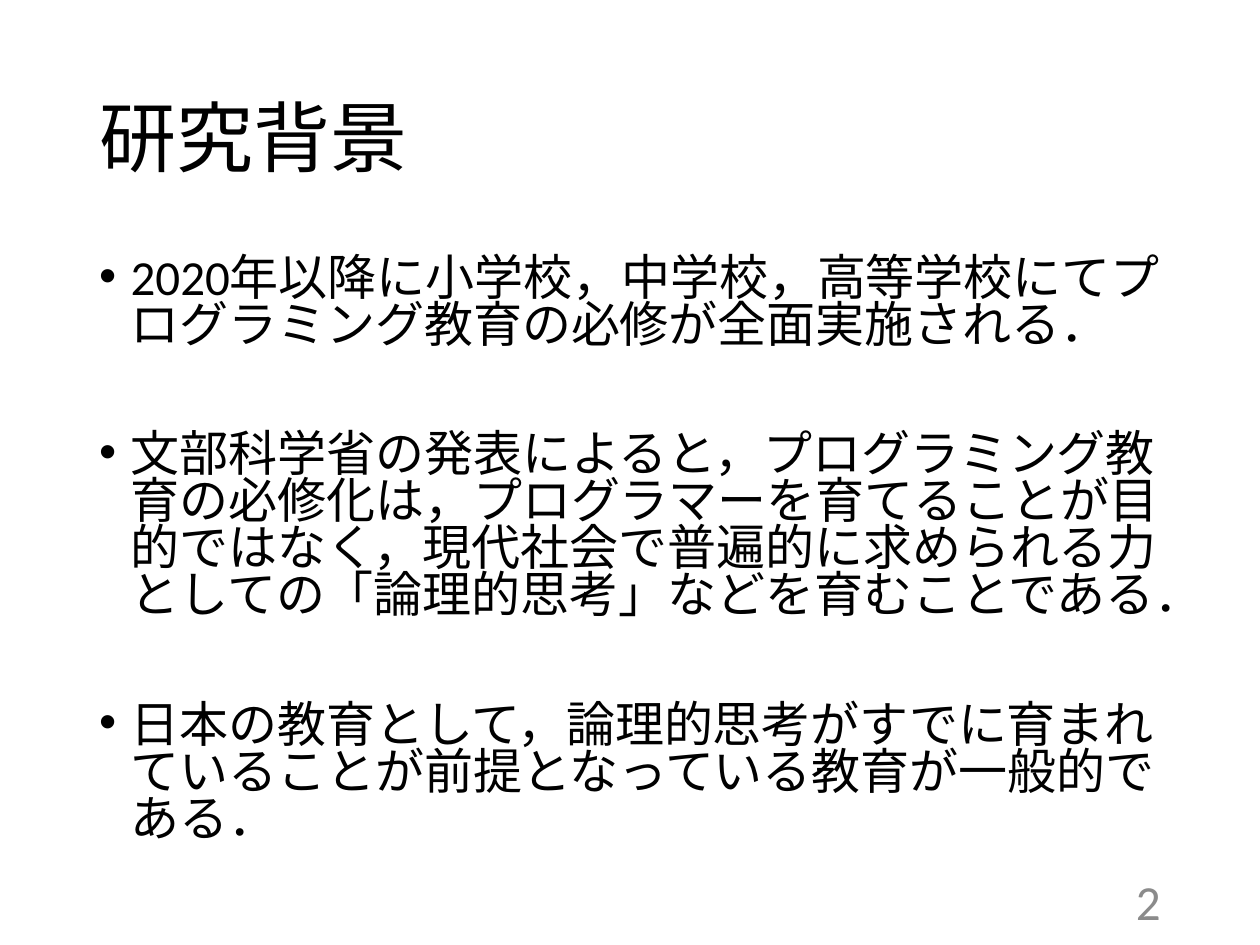
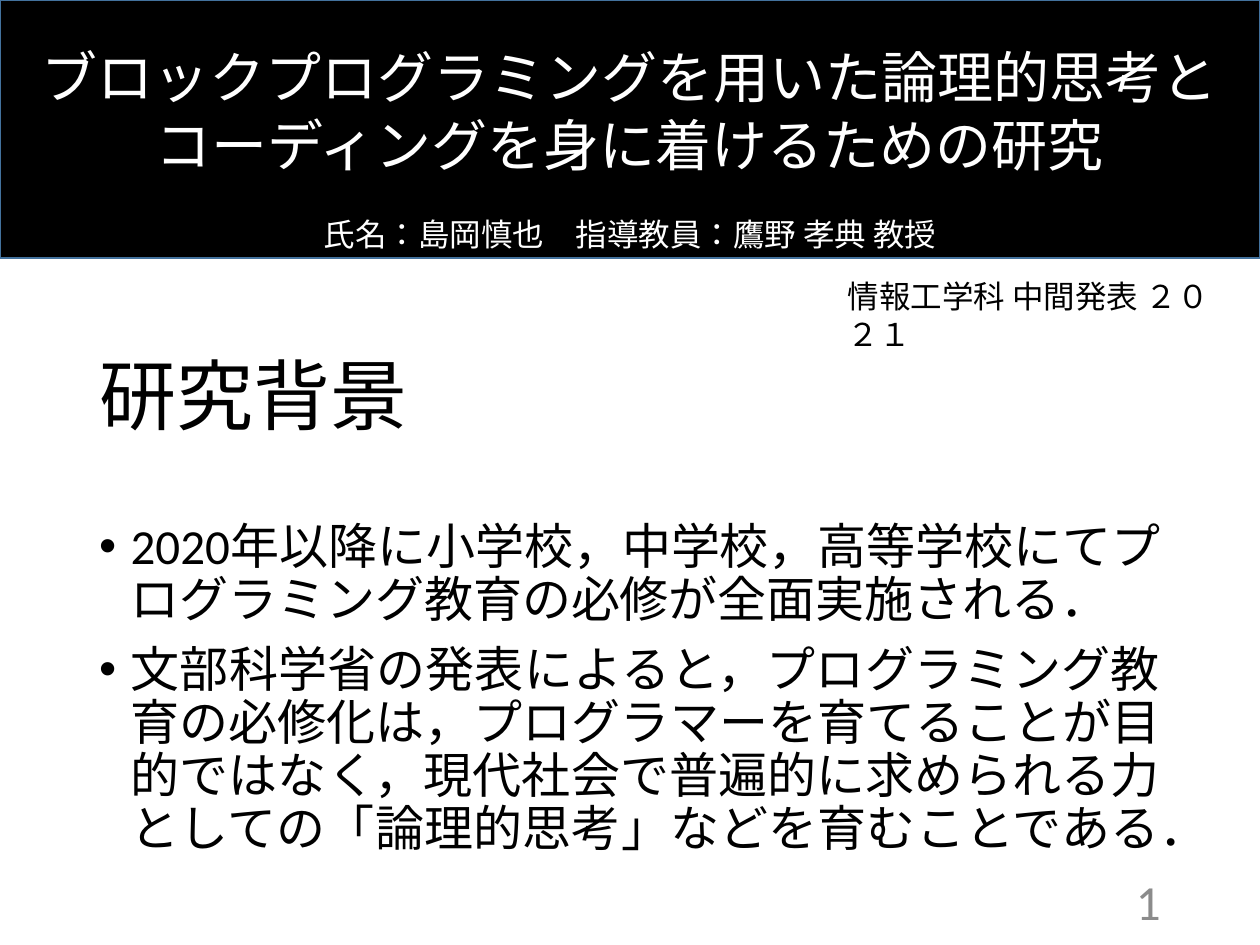
Before and after one commit to kait-takanolab/1821121-shimaoka-thesis, a slide deck: slide 1 of 1821121_shimaoka_tyuukan.pptx (slide 2 before the commit). Drawn at 1260x945 pixels with LibreOffice and Linux fonts; fonts in the diff are those of the drawing. Boxes give left, top, right and bottom in pixels: in the first picture for what was removed or moved away, otherwise in the second. Text is boxed around its words. In the diff, an @@ line names an element or a change of style, - is before the commit and + after.

```diff
--- a/1821121_shimaoka_tyuukan.pptx
+++ b/1821121_shimaoka_tyuukan.pptx
@@ rectangle added at <box>0,0,1260,258</box>, fill #000000, outline #43739E 1 pt, 32 pt, text #FFFFFF @@
+ブロックプログラミングを用いた論理的思考と
+コーディングを身に着けるための研究
+氏名：島岡慎也 指導教員：鷹野 孝典 教授
@@ text added at <box>848,281,1138,311</box>, 18 pt, text #000000 @@
+情報工学科 中間発表 ２０２１
@@ title "研究背景": place and size @@
-title "研究背景" at <box>99,101,407,173</box>
+title "研究背景" at <box>99,359,407,431</box>
@@ text "2020年以降に小学校，中学校，高等学校にてプログラミング教育の必修が全面実施される．": place and size @@
-text "2020年以降に小学校，中学校，高等学校にてプログラミング教育の必修が全面実施される．" at <box>131,255,1204,839</box>
+text "2020年以降に小学校，中学校，高等学校にてプログラミング教育の必修が全面実施される．" at <box>131,524,1209,851</box>
@@ text "2020年以降に小学校，中学校，高等学校にてプログラミング教育の必修が全面実施される．" at <box>131,524,1209,851</box>: alignment left to justified; line spacing 0.8 to 0.9 @@
@@ text at <box>131,700,1155,839</box>: paragraph removed @@
-• 日本の教育として，論理的思考がすでに育まれていることが前提となっている教育が一般的である．
@@ page number at <box>1136,888,1161,920</box>: text changed @@
-2
+1
```
Also in this commit, not shown: 8 other slides changed.
